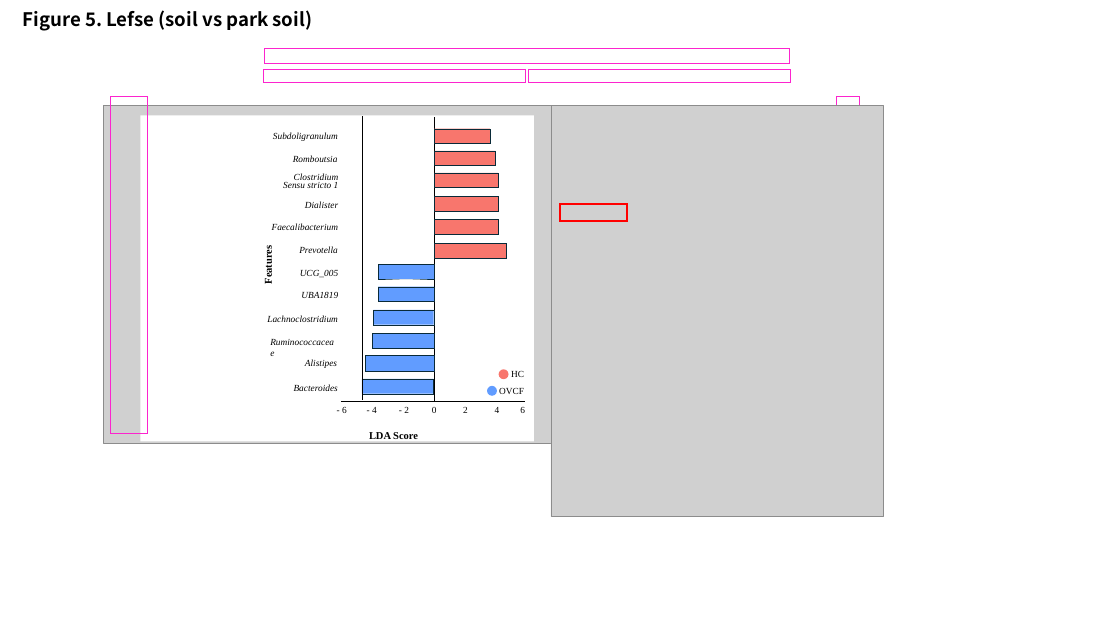
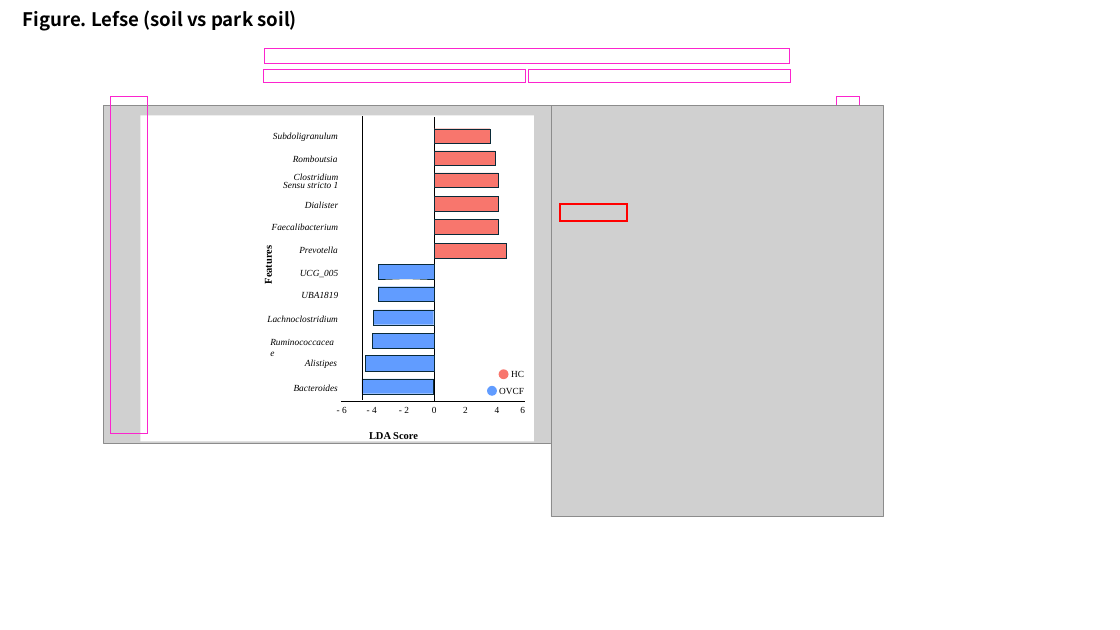
Before and after one commit to youngPath12/microbiom-team-1, a slide deck: slide 5 of 논문 figure.pptx. Drawn at 1120x630 pixels with LibreOffice and Linux fonts; fonts in the diff are those of the drawing; grey boxes stand for pictures. Boxes give left, top, right and bottom in pixels: in the first picture for what was removed or moved away, otherwise in the second. Text is boxed around its words. In the diff, an @@ line names an element or a change of style, - is before the commit and + after.

```diff
--- a/논문 figure.pptx
+++ b/논문 figure.pptx
@@ text at bbox=[23, 10, 297, 31]: text changed @@
-Figure 5. Lefse (soil vs park soil)
+Figure. Lefse (soil vs park soil)
```
Also in this commit, not shown: 6 other slides changed, 1 slide added, 1 slide removed.
